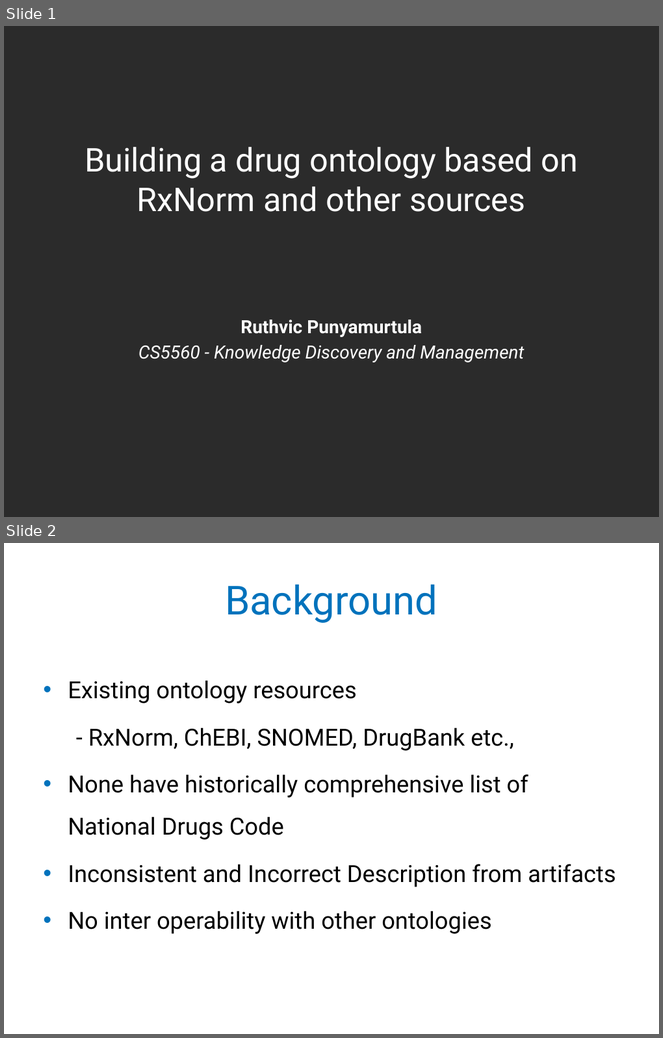
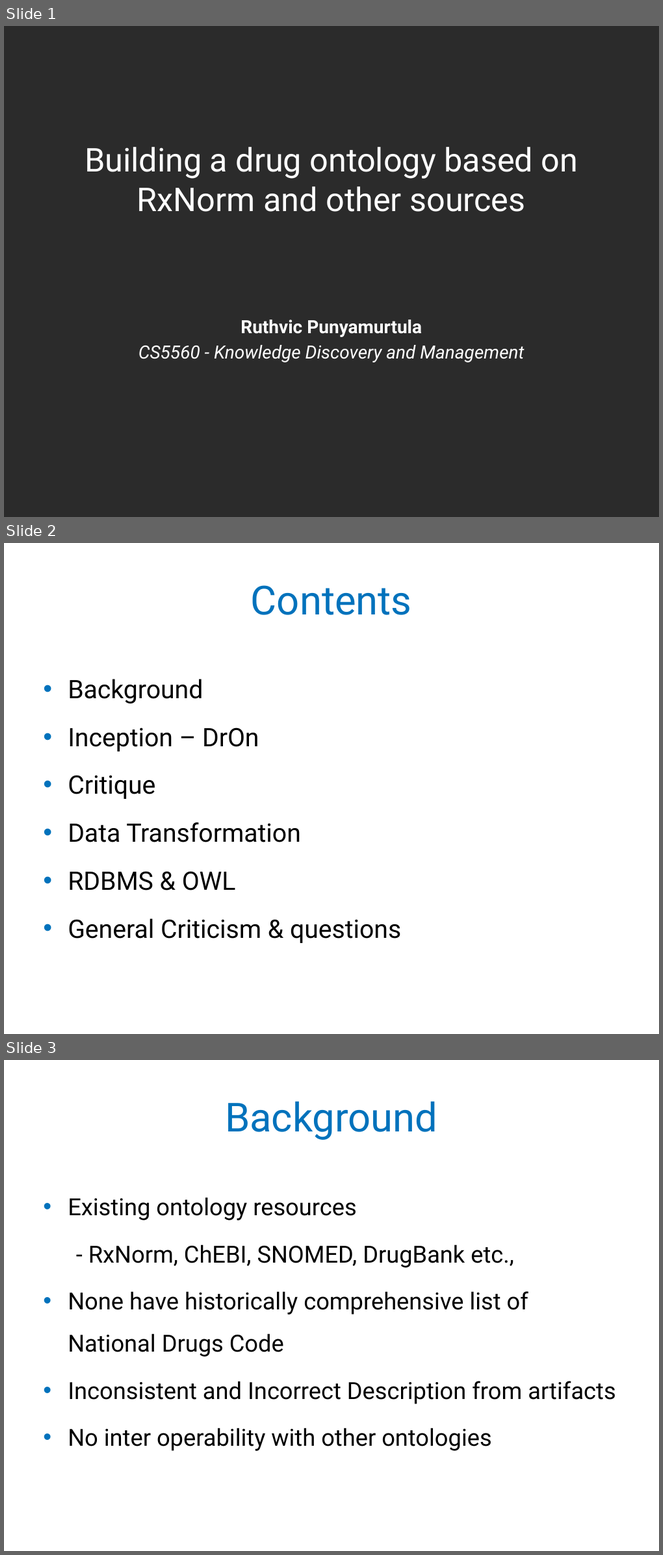
Before and after one commit to Ruthvicp/CS5560_KDM_ICP, a slide deck: JournalClub/KDM_JC.pptx. Shown one above the other, each under a label of ours: slides 1 and 2 before the commit, slides 1, 2 and 3 after it. The pictures are 663x1038 and 663x1555 pixels, drawn with LibreOffice and Linux fonts; fonts in the diff are those of the drawing; background and template pictures are left out; a plain dark background stands for a picture behind light text. Boxes give left, top, right and bottom in pixels: in the first picture for what was removed or moved away, otherwise in the second. Text is boxed around its words. In the diff, an @@ line names an element or a change of style, - is before the commit and + after.

```diff
--- a/JournalClub/KDM_JC.pptx
+++ b/JournalClub/KDM_JC.pptx
@@ slide 2 added at (x1=4, y1=543, x2=659, y2=1034), background picture (left out) @@
@@ title added at (x1=251, y1=585, x2=412, y2=615), 44 pt, text #0072BC @@
+Contents
@@ text added at (x1=68, y1=679, x2=401, y2=943), 28 pt, text #000000 @@
+• Background
+• Inception – DrOn
+• Critique
+• Data Transformation
+• RDBMS & OWL
+• General Criticism & questions
@@ what was slide 2 is now slide 3 @@
```
Also in this commit, not shown: 2 slides changed.
